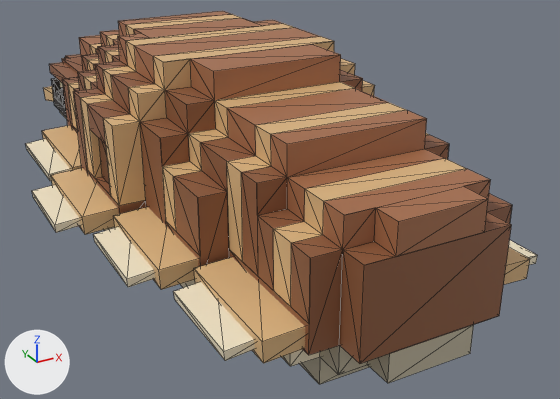
The glTF model art/creatures/Cuttlefish/game/Cuttlefish.glb, before and after one commit.
Camera for both pictures: a 50 mm camera at (-5.1, -12.18, 4.18) aimed at (0.95, -1.18, -1.32). The lights are fixed; the arrows at lower left show +X, +Y and +Z. The older version comes first. Mesh edges are drawn as thin lines. Where no turn or scale is listed for an object, it has been applied to the vertices. Vertices at exactly the same position are counted once.

In view in the first picture: 'Body', 'FinL1', 'FinL2', 'FinL3', 'FinL4', 'FinR4', 'Head' and 1 more.
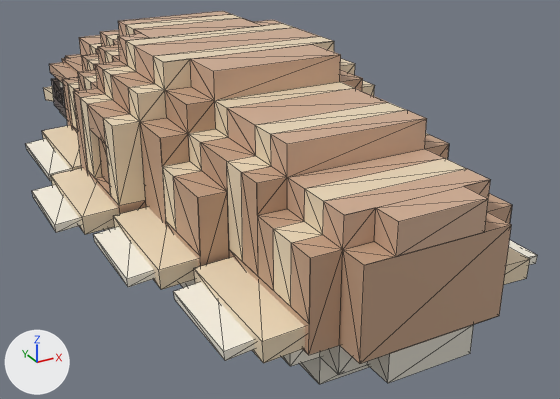
Location of each change, (x1, y1, x2, y2) in pixels of the pictures (560 x 399 px):
part 1 of me_body, recoloured (brown to beige): (62, 11, 512, 364) in both
part 2 of me_body, recoloured: (68, 14, 466, 307) in both
part 3 of me_body, recoloured: (105, 184, 320, 367) in both
part 4 of me_body, recoloured (beige to light grey): (300, 325, 474, 385) in both
part 5 of me_finl1, recoloured: (42, 125, 81, 170) in both
part 6 of me_finl1, recoloured (beige to white): (26, 139, 71, 181) in both
part 7 of me_finl2, recoloured: (51, 168, 118, 235) in both
part 8 of me_finl2, recoloured (beige to white): (32, 185, 81, 233) in both
part 9 of me_finl3, recoloured: (113, 207, 198, 290) in both
part 10 of me_finl3, recoloured (beige to white): (93, 227, 155, 287) in both
part 11 of me_finl4, recoloured: (194, 257, 305, 363) in both
part 12 of me_finl4, recoloured (beige to white): (173, 282, 255, 361) in both
part 13 of me_finr4, recoloured: (504, 247, 530, 284) in both
part 14 of me_finr4, recoloured (beige to white): (509, 240, 537, 265) in both
part 15 of me_head, recoloured: (51, 78, 67, 118) in both
part 16 of me_head, recoloured (brown to beige): (49, 35, 101, 83) in both
part 17 of me_head, recoloured: (60, 43, 101, 119) in both

Diff of the bpy script that builds the scene:
```diff
--- a/art/creatures/Cuttlefish/game/Cuttlefish.glb.py
+++ b/art/creatures/Cuttlefish/game/Cuttlefish.glb.py
@@ me_body @@
 me_body.from_pydata(...)  # 351 vertices, 594 faces; spans x -2.2..2.2, y -5.6..3.2, z -1.2..2.0
+# me_body part 1: 338 faces centred in x -2.2..2.2, y -5.6..3.2, z -0.4..2.0 are repainted in the vertex colours; the middle colour goes from brown #8e5b3c to beige #c5a185
+# me_body part 2: 158 faces centred in x -2.2..2.2, y -4.67..2.67, z 0.27..2.0 are repainted in the vertex colours; the middle colour goes from beige #ddb682 to beige #efdcbd
+# me_body part 3: 50 faces centred in x -2.2..2.2, y -4.8..3.2, z -0.8..-0.53 are repainted in the vertex colours; the middle colour goes from beige #f3e6c8 to white #faf4e5
+# me_body part 4: 48 faces centred in x -1.4..1.4, y -5.6..3.2, z -1.2..-0.53 are repainted in the vertex colours; the middle colour goes from beige #c2b8a0 to light grey #e2ddd0
 me_body.materials.append(mat_defaultmaterial)
@@ me_finl1 @@
 me_finl1.from_pydata(...)  # 16 vertices, 22 faces; spans x -0.89..0.37, y -1.08..1.08, z -0.18..0.14
+# me_finl1 part 5: 12 faces centred in x -0.52..0.36, y -1.08..1.08, z -0.17..0.13 are repainted in the vertex colours; the middle colour goes from beige #ddb682 to beige #efdcbd
+# me_finl1 part 6: 10 faces centred in x -0.88..-0.5, y -0.88..0.88, z -0.13..0.0 are repainted in the vertex colours; the middle colour goes from beige #f3e6c8 to white #faf4e5
 me_finl1.materials.append(mat_defaultmaterial_001)
@@ me_finl2 @@
 me_finl2.from_pydata(...)  # 16 vertices, 22 faces; spans x -0.89..0.37, y -0.92..0.92, z -0.18..0.14
+# me_finl2 part 7: 12 faces centred in x -0.52..0.36, y -0.92..0.92, z -0.17..0.13 are repainted in the vertex colours; the middle colour goes from beige #ddb682 to beige #efdcbd
+# me_finl2 part 8: 10 faces centred in x -0.88..-0.5, y -0.72..0.72, z -0.13..0.0 are repainted in the vertex colours; the middle colour goes from beige #f3e6c8 to white #faf4e5
 me_finl2.materials.append(mat_defaultmaterial_002)
@@ me_finl3 @@
 me_finl3.from_pydata(...)  # 16 vertices, 22 faces; spans x -0.89..0.37, y -0.92..0.92, z -0.18..0.14
+# me_finl3 part 9: 12 faces centred in x -0.52..0.36, y -0.92..0.92, z -0.17..0.13 are repainted in the vertex colours; the middle colour goes from beige #ddb682 to beige #efdcbd
+# me_finl3 part 10: 10 faces centred in x -0.88..-0.5, y -0.72..0.72, z -0.13..0.0 are repainted in the vertex colours; the middle colour goes from beige #f3e6c8 to white #faf4e5
 me_finl3.materials.append(mat_defaultmaterial_003)
@@ me_finl4 @@
 me_finl4.from_pydata(...)  # 16 vertices, 22 faces; spans x -0.89..0.37, y -0.92..0.92, z -0.18..0.14
+# me_finl4 part 11: 12 faces centred in x -0.52..0.36, y -0.92..0.92, z -0.17..0.13 are repainted in the vertex colours; the middle colour goes from beige #ddb682 to beige #efdcbd
+# me_finl4 part 12: 10 faces centred in x -0.88..-0.5, y -0.72..0.72, z -0.13..0.0 are repainted in the vertex colours; the middle colour goes from beige #f3e6c8 to white #faf4e5
 me_finl4.materials.append(mat_defaultmaterial_004)
@@ me_finr4 @@
 me_finr4.from_pydata(...)  # 16 vertices, 22 faces; spans x -0.37..0.89, y -0.92..0.92, z -0.18..0.14
+# me_finr4 part 13: 12 faces centred in x -0.36..0.52, y -0.92..0.92, z -0.17..0.13 are repainted in the vertex colours; the middle colour goes from beige #ddb682 to beige #efdcbd
+# me_finr4 part 14: 10 faces centred in x 0.5..0.88, y -0.72..0.72, z -0.13..0.0 are repainted in the vertex colours; the middle colour goes from beige #f3e6c8 to white #faf4e5
 me_finr4.materials.append(mat_defaultmaterial_008)
@@ me_head @@
 me_head.from_pydata(...)  # 128 vertices, 164 faces; spans x -1.72..1.72, y -0.4..1.6, z -0.8..1.2
+# me_head part 15: 68 faces centred in x -1.72..1.72, y 0.36..1.32, z -0.08..0.48 are repainted in the vertex colours; the middle colour goes from black #231c1a to dark grey #685d5a
+# me_head part 16: 64 faces centred in x -1.68..1.68, y -0.4..1.6, z -0.4..1.2 are repainted in the vertex colours; the middle colour goes from brown #8e5b3c to beige #c5a185
+# me_head part 17: 32 faces centred in x -1.6..1.6, y 0.0..1.6, z -0.8..1.2 are repainted in the vertex colours; the middle colour goes from beige #e8d1b5 to pale yellow #f5e9db
 me_head.materials.append(mat_defaultmaterial_009)
```
